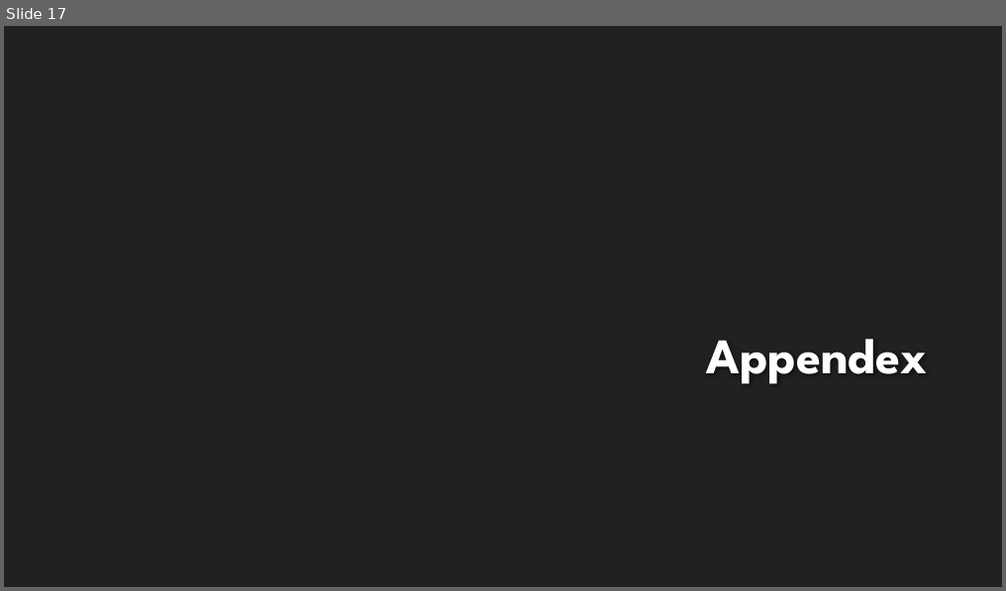
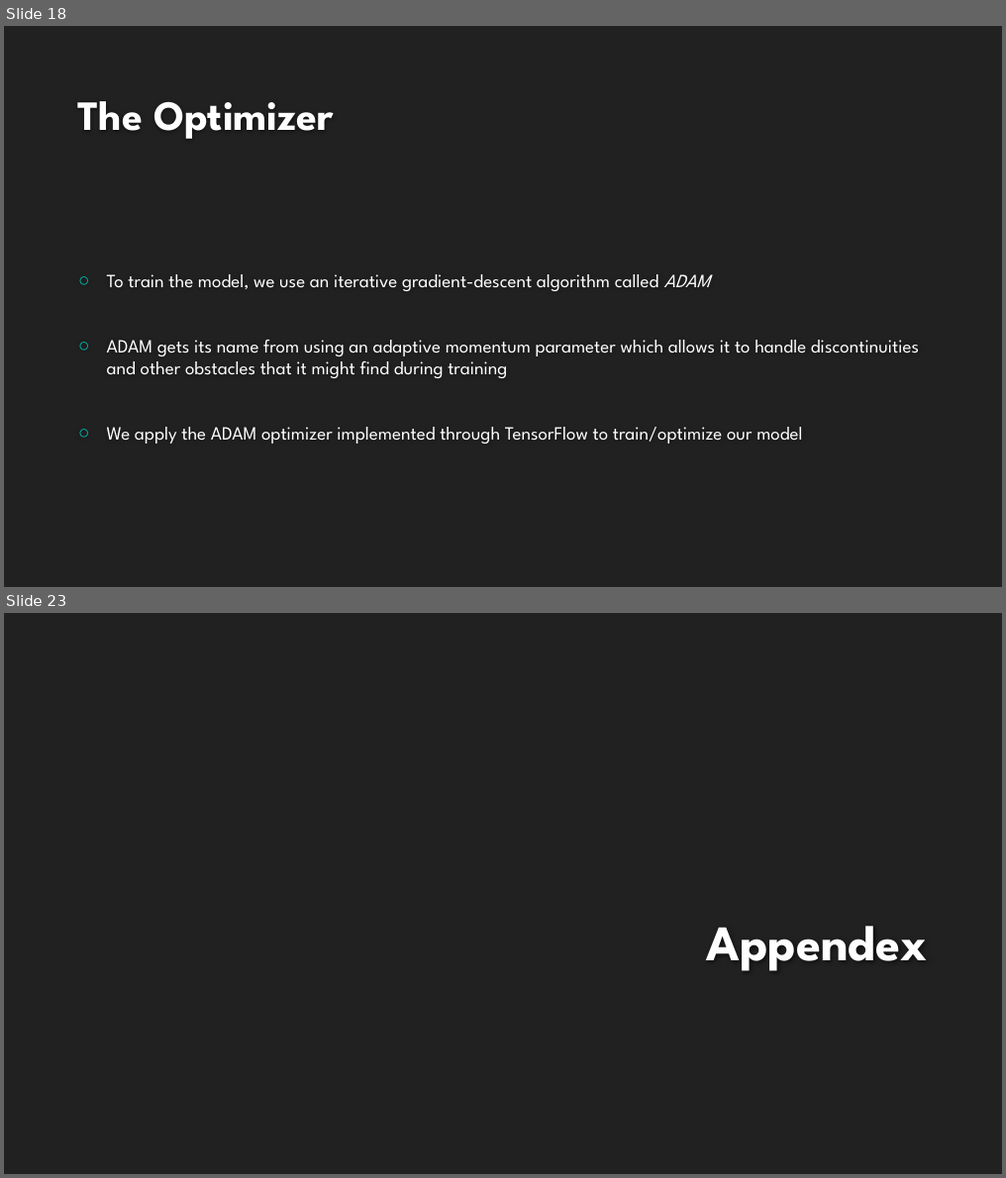
Before and after one commit to landonbuell/Buell-Masters-Project, a slide deck: milestones/BUELL_ENGR6970_Milestone04.pptx. Shown one above the other, each under a label of ours: slide 17 before the commit, slides 18 and 23 after it; the slides between them are not shown. The pictures are 1006x591 and 1006x1178 pixels, drawn with LibreOffice and Linux fonts; fonts in the diff are those of the drawing; background and template pictures are left out. Boxes give left, top, right and bottom in pixels: in the first picture for what was removed or moved away, otherwise in the second. Text is boxed around its words. In the diff, an @@ line names an element or a change of style, - is before the commit and + after.

```diff
--- a/milestones/BUELL_ENGR6970_Milestone04.pptx
+++ b/milestones/BUELL_ENGR6970_Milestone04.pptx
@@ slide 18 added at (4, 26, 1002, 587), background #212121 @@
@@ title added at (78, 101, 334, 139), 40 pt, text #FEFEFE, bold @@
+The Optimizer
@@ text added at (107, 274, 919, 444), 18 pt, text #FFFFFF @@
+○ To train the model, we use an iterative gradient-descent algorithm called ADAM
+○ ADAM gets its name from using an adaptive momentum parameter which allows it to handle discontinuities and other obstacles that it might find during training
+○ We apply the ADAM optimizer implemented through TensorFlow to train/optimize our model
@@ what was slide 17 is now slide 23 @@
```
Also in this commit, not shown: 3 slides changed, 5 other slides added.
